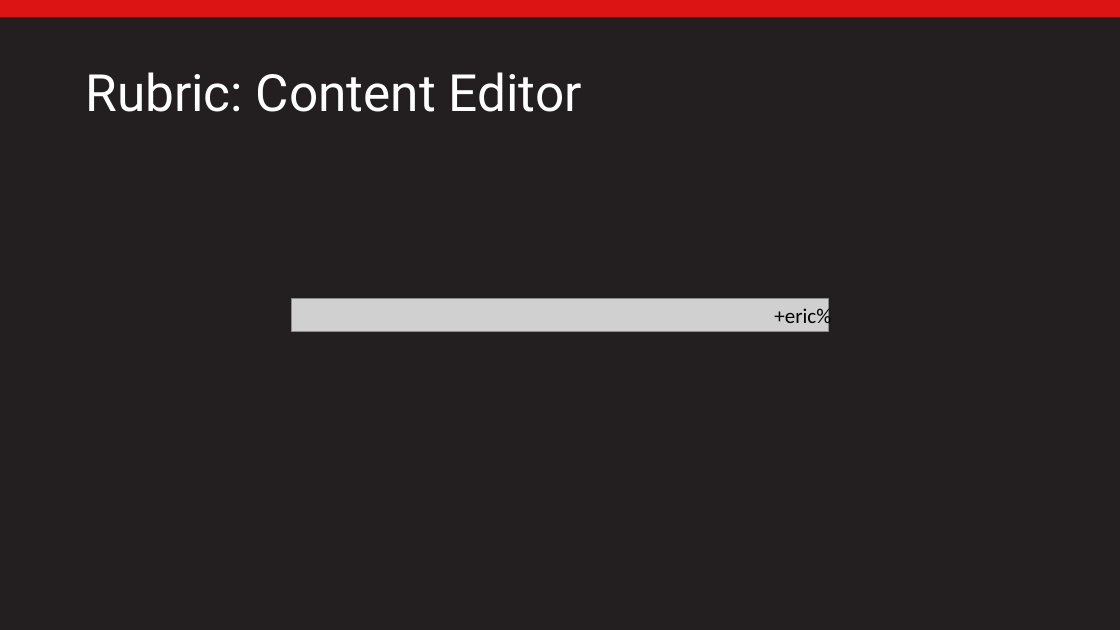
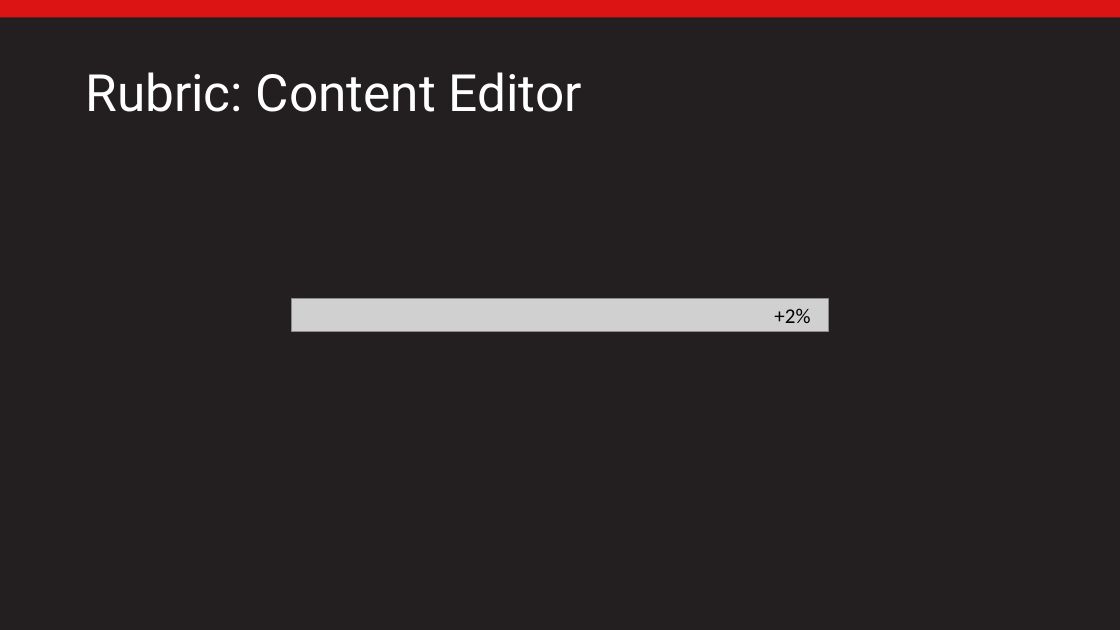
Before and after one commit to egleiser/DemonParasol, a slide deck: slide 11 of documents/Presentations/SegmentPresentation/SegmentPresentation.pptx. Drawn at 1120x630 pixels with LibreOffice and Linux fonts; fonts in the diff are those of the drawing; grey boxes stand for pictures. Boxes give left, top, right and bottom in pixels: in the first picture for what was removed or moved away, otherwise in the second. Text is boxed around its words. In the diff, an @@ line names an element or a change of style, - is before the commit and + after.

```diff
--- a/documents/Presentations/SegmentPresentation/SegmentPresentation.pptx
+++ b/documents/Presentations/SegmentPresentation/SegmentPresentation.pptx
@@ text at [774, 308, 810, 323]: text changed @@
-+eric%
++2%
```
Also in this commit, not shown: 1 other slide changed, 2 other files.
